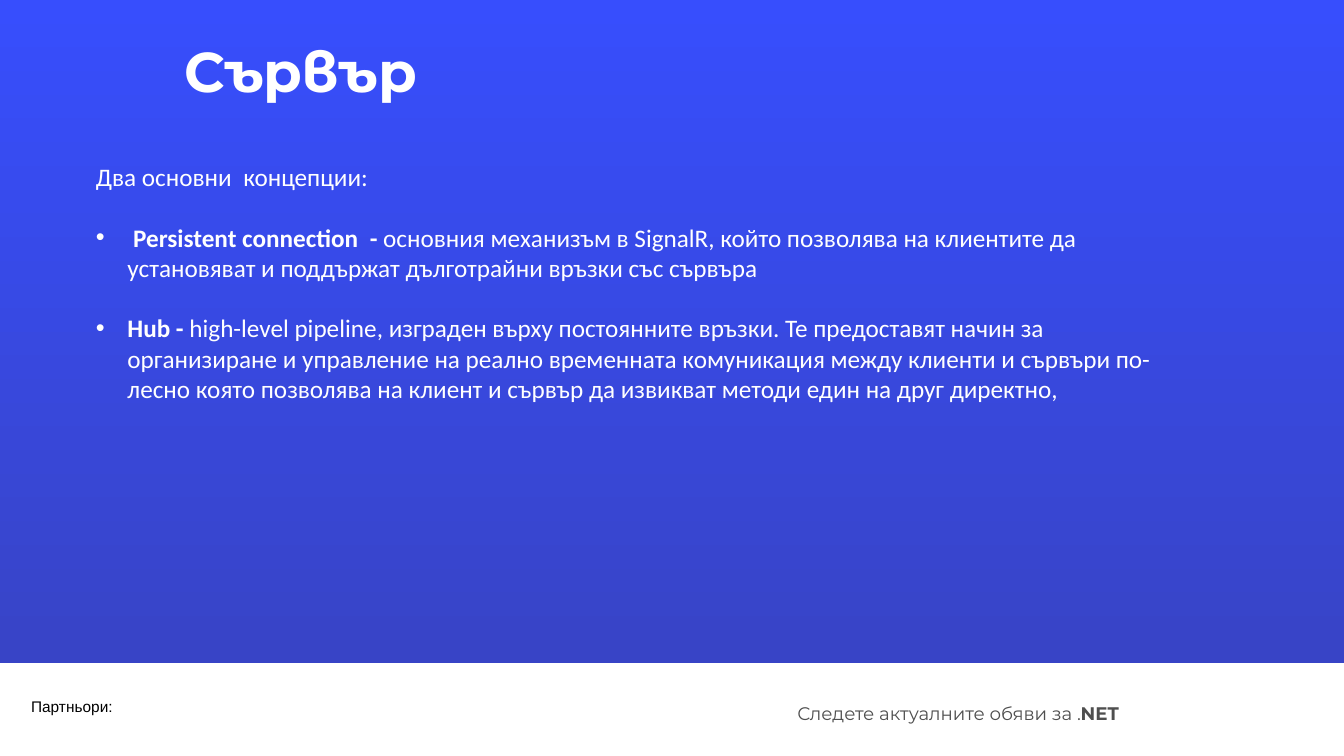
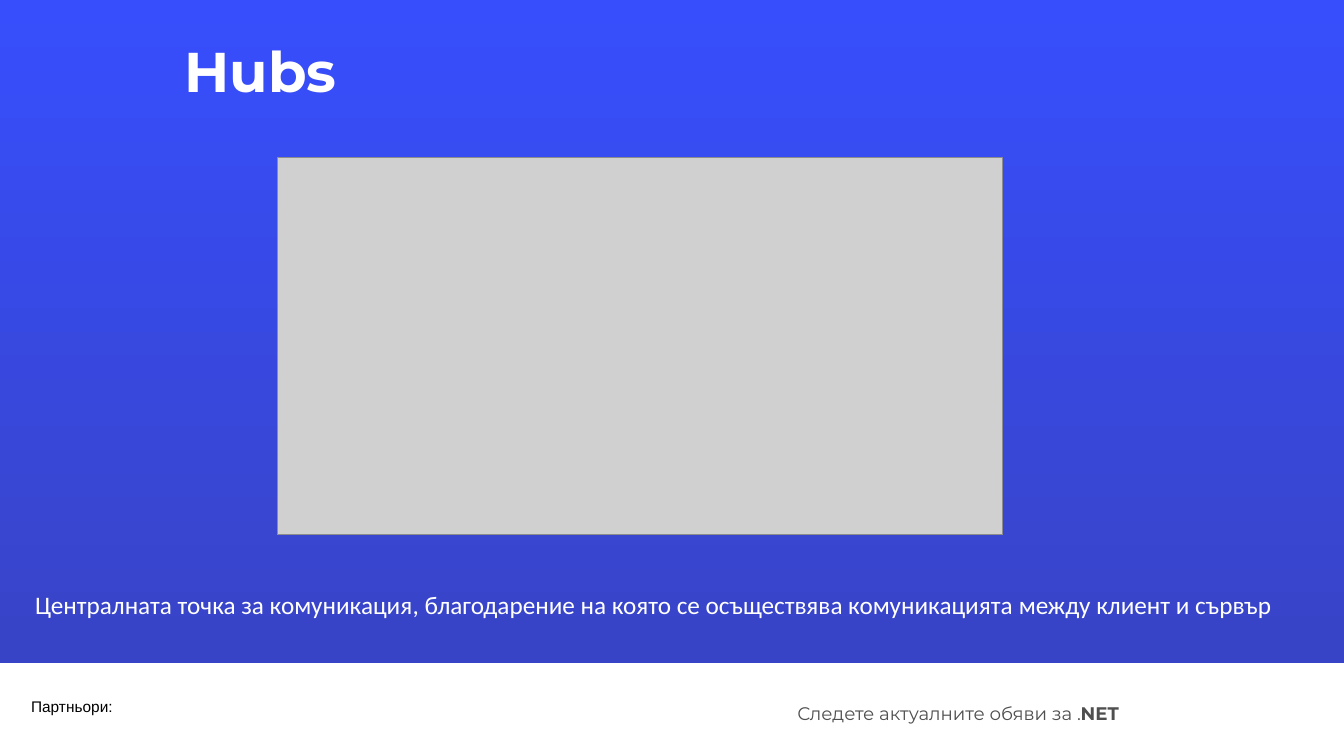
Before and after one commit to HristinaDAIS/SignalRDemo, a slide deck: slide 9 of SignalRPresentation/NET_May 2024.pptx (slide 8 before the commit). Drawn at 1344x756 pixels with LibreOffice and Linux fonts; fonts in the diff are those of the drawing; grey boxes stand for pictures; background and template pictures are left out. Boxes give left, top, right and bottom in pixels: in the first picture for what was removed or moved away, otherwise in the second. Text is boxed around its words. In the diff, an @@ line names an element or a change of style, - is before the commit and + after.

```diff
--- a/SignalRPresentation/NET_May 2024.pptx
+++ b/SignalRPresentation/NET_May 2024.pptx
@@ text at bbox=[185, 50, 337, 93]: text changed @@
-Сървър
+Hubs
@@ picture added at bbox=[277, 158, 1003, 535] @@
@@ text at bbox=[35, 597, 1271, 618]: text changed @@
-Два основни концепции:
-• Persistent connection - основния механизъм в SignalR, който позволява на клиентите да установяват и поддържат дълготрайни връзки със сървъра
-• Hub - high-level pipeline, изграден върху постоянните връзки. Те предоставят начин за организиране и управление на реално временната комуникация между клиенти и сървъри по-лесно която позволява на клиент и сървър да извикват методи един на друг директно,
+Централната точка за комуникация, благодарение на която се осъществява комуникацията между клиент и сървър
```
Also in this commit, not shown: 6 other slides changed, 4 slides added, 2 slides removed.
